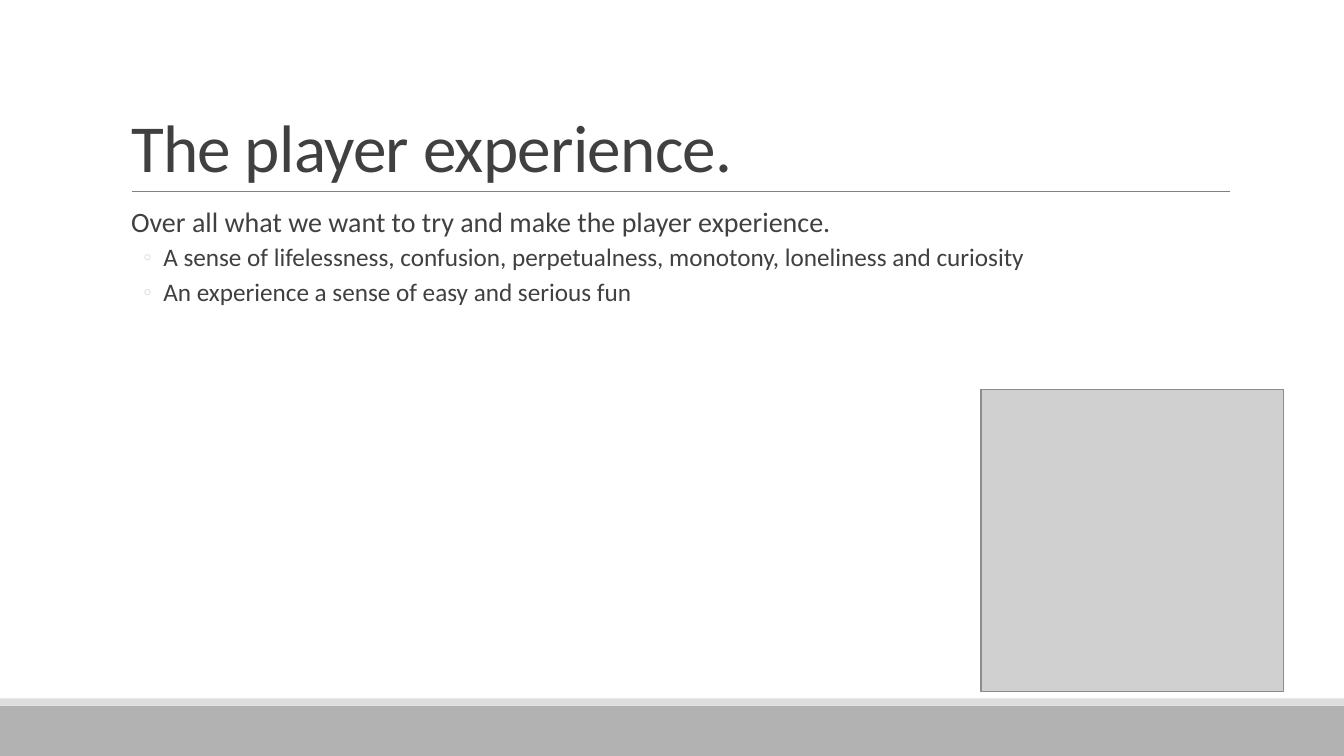
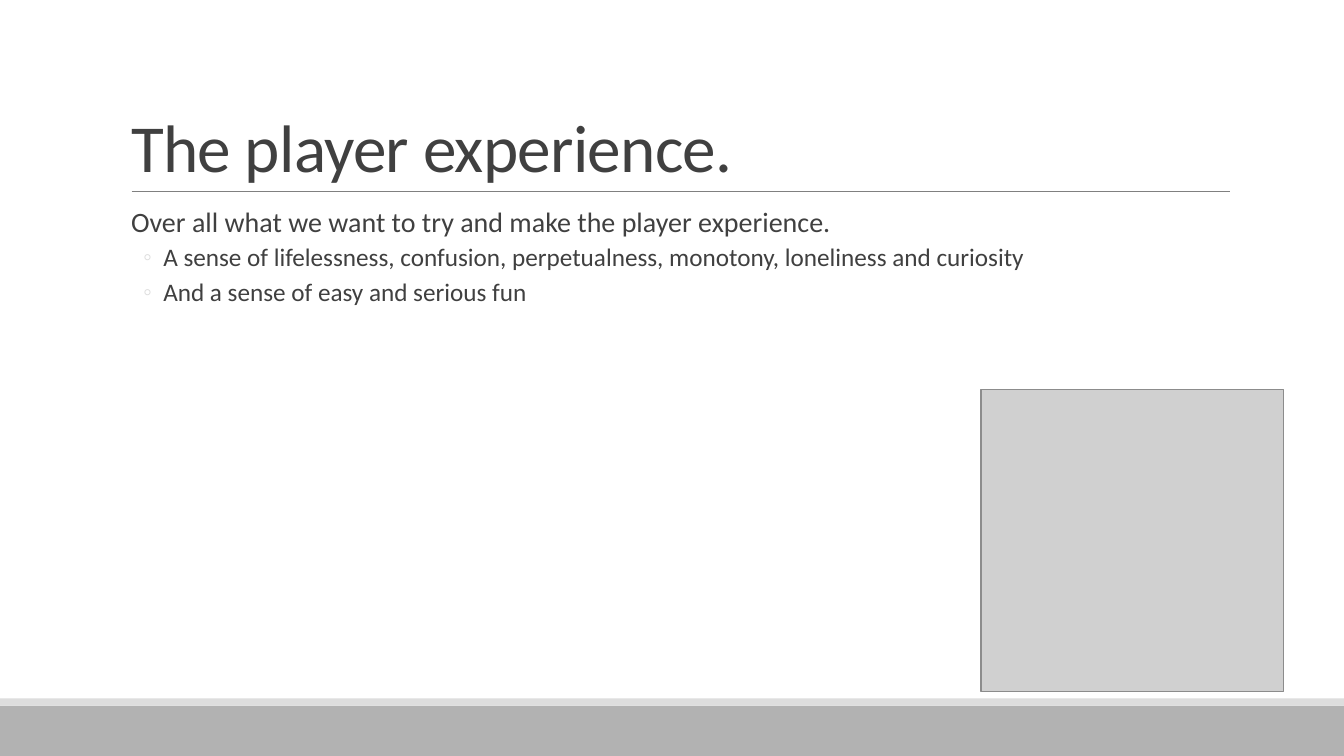
Before and after one commit to UoSGamesGroups/first-semester-l4-5-group-15, a slide deck: slide 8 of Managment/Presentations/Final Power Point Presentation.pptx. Drawn at 1344x756 pixels with LibreOffice and Linux fonts; fonts in the diff are those of the drawing; grey boxes stand for pictures. Boxes give left, top, right and bottom in pixels: in the first picture for what was removed or moved away, otherwise in the second. Text is boxed around its words. In the diff, an @@ line names an element or a change of style, - is before the commit and + after.

```diff
--- a/Managment/Presentations/Final Power Point Presentation.pptx
+++ b/Managment/Presentations/Final Power Point Presentation.pptx
@@ text at (163,283,526,305): text changed @@
-  ◦ An experience a sense of easy and serious fun
+  ◦ And a sense of easy and serious fun
```
Also in this commit, not shown: 3 other slides changed, 1 slide added, 1 slide removed, 14 other files.
